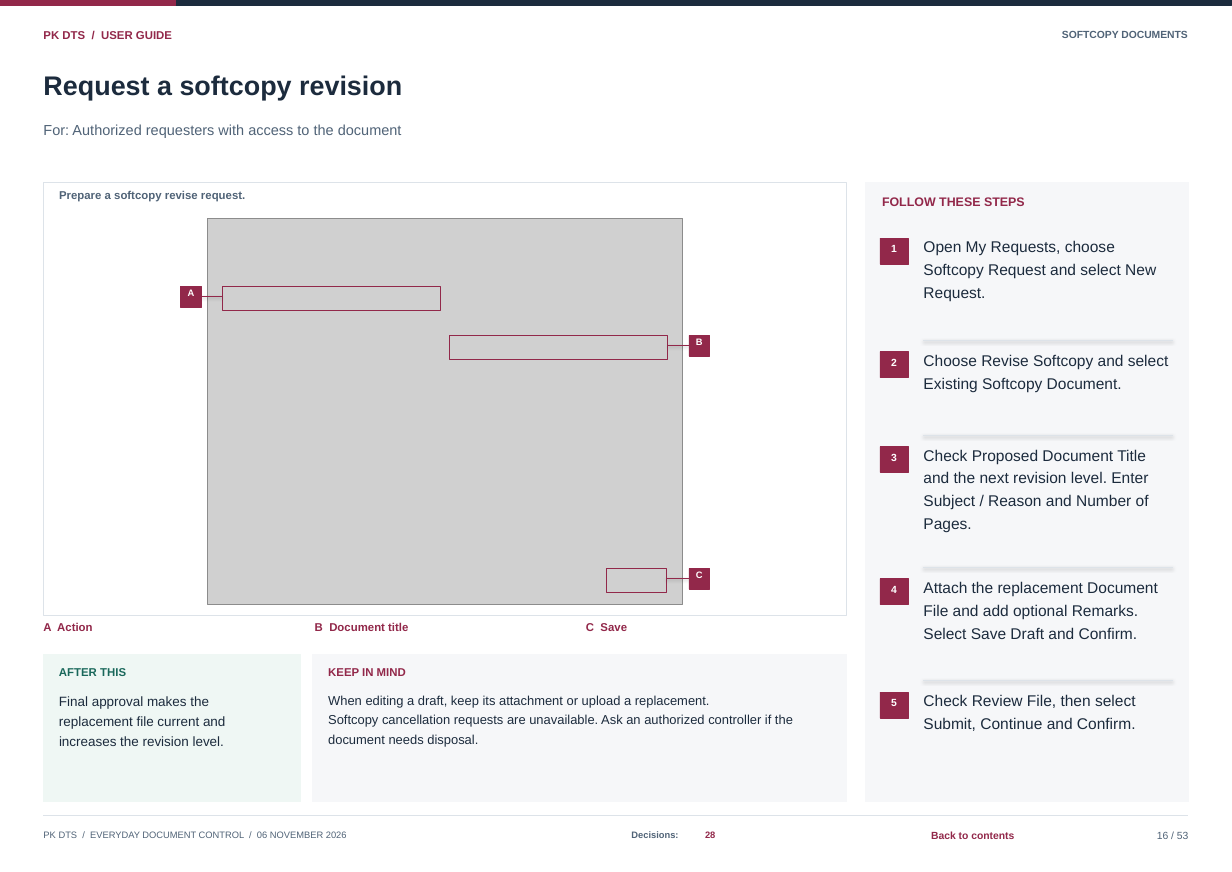
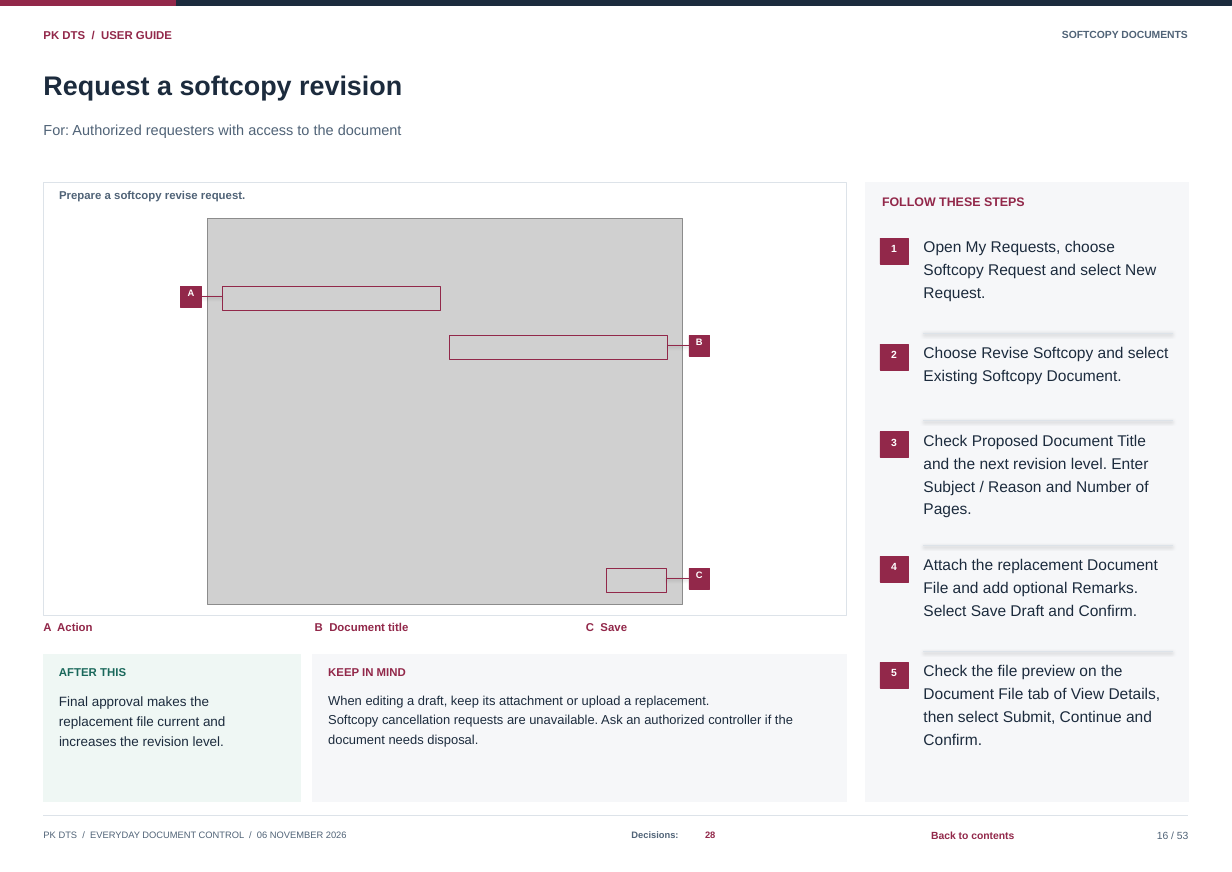
Before and after one commit to curib123/pk_document_tracking_system, a slide deck: slide 16 of docs/system-documentation/PK_DTS_User_Guide.pptx. Drawn at 1232x872 pixels with LibreOffice and Linux fonts; fonts in the diff are those of the drawing; grey boxes stand for pictures. Boxes give left, top, right and bottom in pixels: in the first picture for what was removed or moved away, otherwise in the second. Text is boxed around its words. In the diff, an @@ line names an element or a change of style, - is before the commit and + after.

```diff
--- a/docs/system-documentation/PK_DTS_User_Guide.pptx
+++ b/docs/system-documentation/PK_DTS_User_Guide.pptx
@@ 1 text, 1 line, 1 rectangle: place and size @@
-1 text, 1 line, 1 rectangle at box(880, 340, 1173, 378)
+1 text, 1 line, 1 rectangle at box(880, 332, 1173, 370)
@@ text "Choose Revise Softcopy and select": place and size @@
-text "Choose Revise Softcopy and select" at box(923, 354, 1168, 369)
+text "Choose Revise Softcopy and select" at box(923, 346, 1168, 362)
@@ text "Existing Softcopy Document.": place and size @@
-text "Existing Softcopy Document." at box(923, 377, 1122, 392)
+text "Existing Softcopy Document." at box(923, 369, 1122, 385)
@@ 5 texts, 1 line, 1 rectangle: place and size @@
-5 texts, 1 line, 1 rectangle at box(880, 435, 1173, 533)
+5 texts, 1 line, 1 rectangle at box(880, 420, 1173, 518)
@@ 2 texts, 1 line, 1 rectangle: place and size @@
-2 texts, 1 line, 1 rectangle at box(880, 567, 1173, 639)
+2 texts, 1 line, 1 rectangle at box(880, 545, 1173, 616)
@@ text "4": place and size @@
-text "4" at box(891, 586, 897, 593)
+text "4" at box(891, 563, 897, 570)
@@ text "Attach the replacement Document": place and size @@
-text "Attach the replacement Document" at box(923, 581, 1158, 596)
+text "Attach the replacement Document" at box(923, 558, 1158, 573)
@@ 1 text, 1 rectangle, 1 line: place and size @@
-1 text, 1 rectangle, 1 line at box(880, 680, 1173, 718)
+1 text, 1 rectangle, 1 line at box(880, 651, 1173, 688)
@@ text at box(923, 664, 1123, 680): text changed @@
-Check Review File, then select
+Check the file preview on the
@@ text added at box(923, 687, 1161, 701), 15 pt, text #1C2B3D @@
+Document File tab of View Details,
@@ text at box(923, 710, 1152, 724): text changed @@
-Submit, Continue and Confirm.
+then select Submit, Continue and
@@ text added at box(923, 733, 982, 745), 15 pt, text #1C2B3D @@
+Confirm.
```
Also in this commit, not shown: 23 other slides changed, 22 other files.
